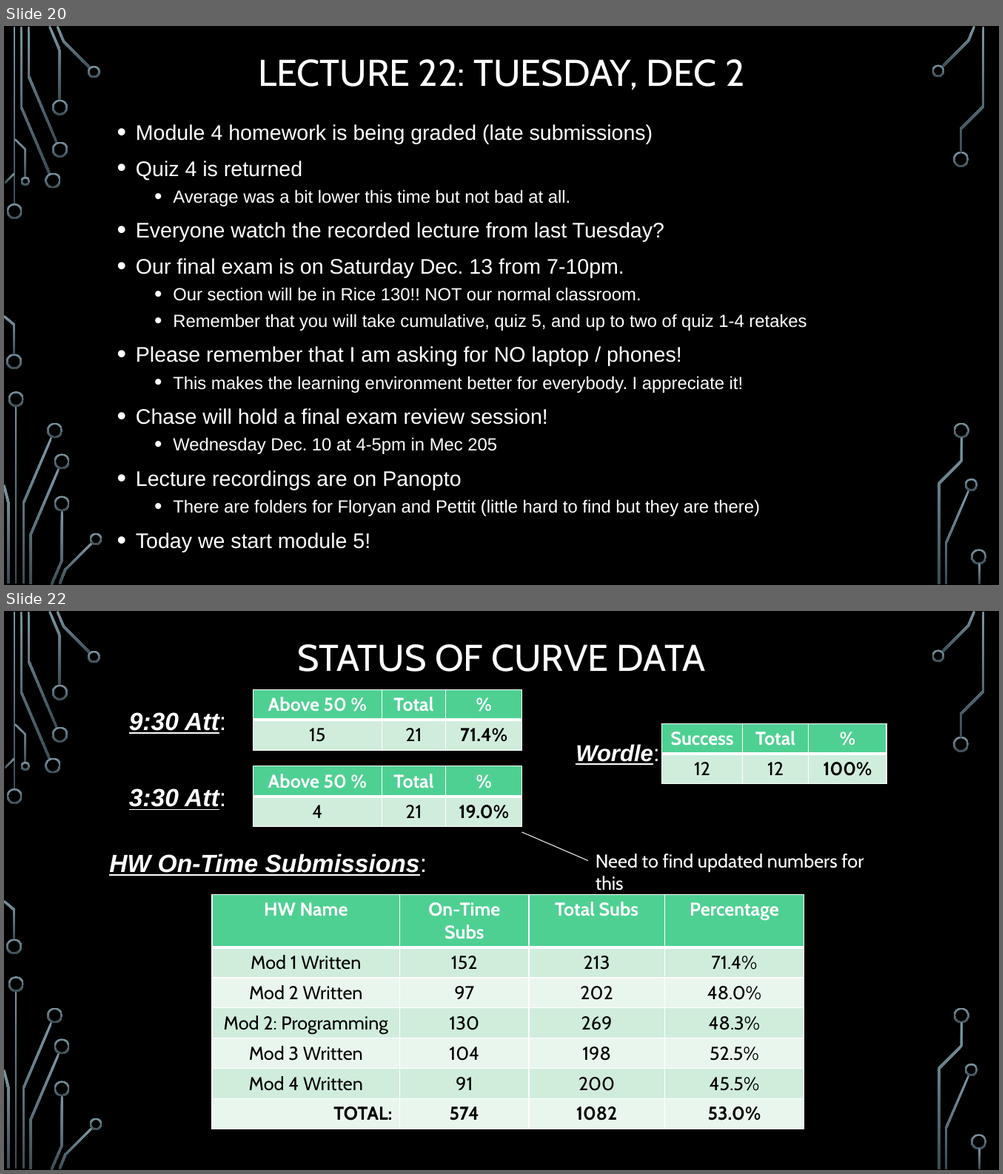
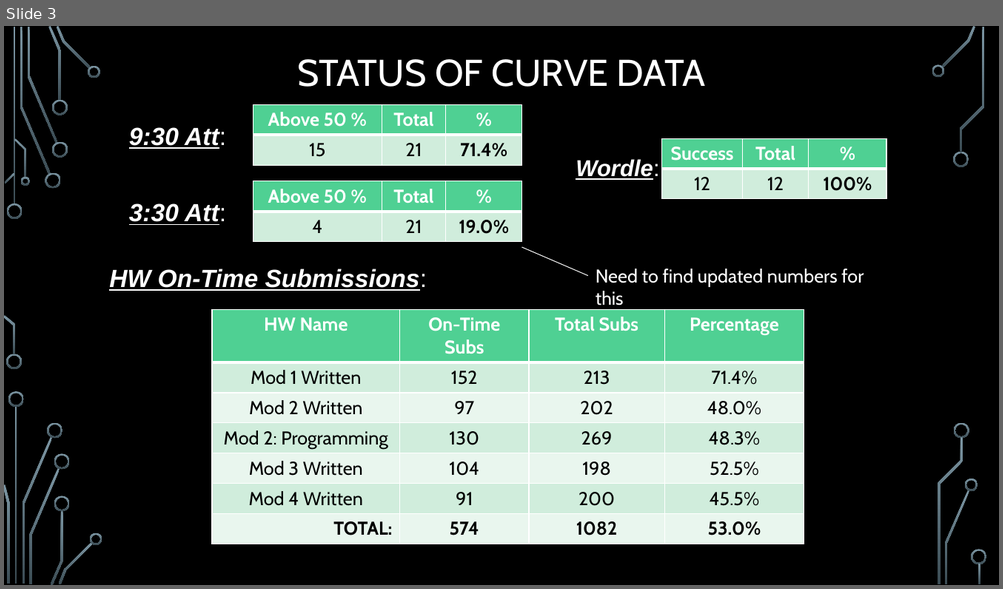
Before and after one commit to markfloryan/dmt2, a slide deck: slides/00-DailyAnnouncements.pptx. Shown one above the other, each under a label of ours: slides 20 and 22 before the commit, slide 3 after it; the slides between them are not shown. The pictures are 1003x1174 and 1003x589 pixels, drawn with LibreOffice and Linux fonts; fonts in the diff are those of the drawing; background and template pictures are left out. Boxes give left, top, right and bottom in pixels: in the first picture for what was removed or moved away, otherwise in the second. Text is boxed around its words. In the diff, an @@ line names an element or a change of style, - is before the commit and + after.

```diff
--- a/slides/00-DailyAnnouncements.pptx
+++ b/slides/00-DailyAnnouncements.pptx
@@ slide 20 removed at bbox=[4, 26, 999, 585], background picture (left out); not listed: 36 template elements that a slide beside it also shows @@
@@ title removed at bbox=[258, 59, 744, 90] @@
-LECTURE 22: TUESDAY, DEC 2
@@ text removed at bbox=[136, 124, 806, 552] @@
-• Module 4 homework is being graded (late submissions)
-• Quiz 4 is returned
-  • Average was a bit lower this time but not bad at all.
-• Everyone watch the recorded lecture from last Tuesday?
-• Our final exam is on Saturday Dec. 13 from 7-10pm.
-  • Our section will be in Rice 130!! NOT our normal classroom.
-  • Remember that you will take cumulative, quiz 5, and up to two of quiz 1-4 retakes
-• Please remember that I am asking for NO laptop / phones!
-  • This makes the learning environment better for everybody. I appreciate it!
-• Chase will hold a final exam review session!
-  • Wednesday Dec. 10 at 4-5pm in Mec 205
-• Lecture recordings are on Panopto
-  • There are folders for Floryan and Pettit (little hard to find but they are there)
-• Today we start module 5!
@@ what was slide 22 is now slide 3 @@
```
Also in this commit, not shown: 1 slide changed, 18 other slides removed, 1 other file.
